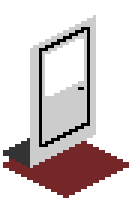
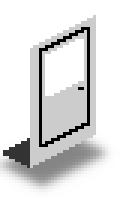
Two versions of the same layered image (132 × 198). Layer-by-layer changes:
added layer "Shadow copy" (60%) above "Bottom" over [0, 135, 120, 198]
hid "Bottom" over [3, 135, 129, 198]
